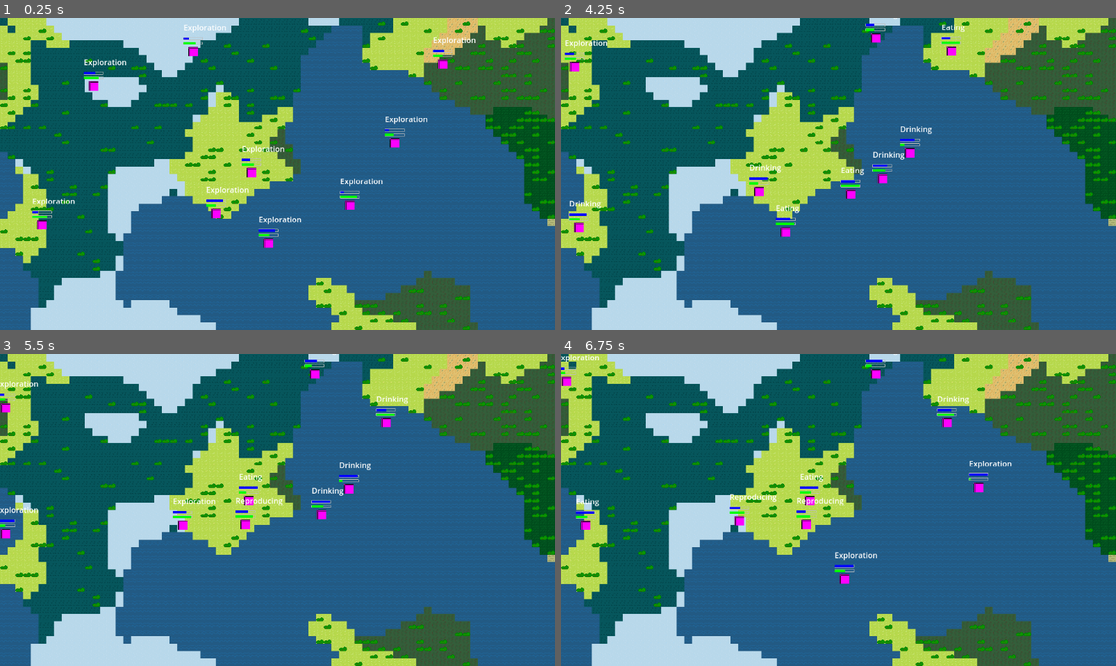
Above: before the commit, frames 1-4 (two rows, left to right).
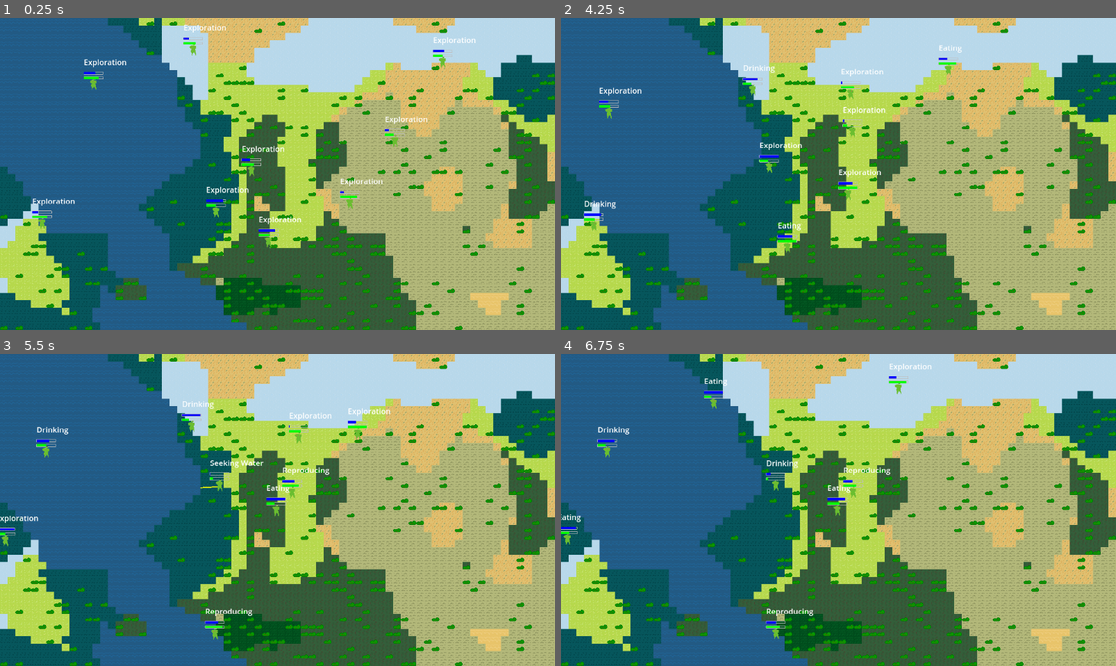
Above: after the commit, the same moments.

Repository: OnasChaturvedi/mini-jam-evolution
Game: Godot game, scene res://scenes/main.tscn
Same seed, same stepped clock (60 frames per second), same inputs: the game is played once before the commit and once after it.
Inputs:
- Up to frame 1 (0.25 s): no input
- Up to frame 2 (4.25 s): no input
- Up to frame 3 (5.5 s): no input
- Up to frame 4 (6.75 s): no input

The runs differ from the first frame. In frame 1, 91% of the frame differs, in the area x 0-100%, y 0-100%; in frame 2, 92%; in frame 3, 92%; in frame 4, 92%.

Commit message:
Added darwin sprite

Diff:
--- a/project.godot
+++ b/project.godot
@@ -18,6 +18,7 @@
 [file_customization]
 
 folder_colors={
+"res://assets/": "red",
 "res://resources/": "pink",
 "res://scenes/": "teal",
 "res://scripts/": "yellow"
--- a/scenes/creature.tscn
+++ b/scenes/creature.tscn
@@ -1,11 +1,52 @@
-[gd_scene load_steps=4 format=3 uid="uid://cfva7i8vpovtj"]
+[gd_scene load_steps=10 format=3 uid="uid://cfva7i8vpovtj"]
 
 [ext_resource type="Script" uid="uid://co1bjbscw8uaf" path="res://scripts/creature.gd" id="1_upmfi"]
+[ext_resource type="Texture2D" uid="uid://cyvf463ecshlf" path="res://assets/darwin.png" id="2_bvms0"]
 
 [sub_resource type="CircleShape2D" id="CircleShape2D_u1m71"]
 
-[sub_resource type="PlaceholderTexture2D" id="PlaceholderTexture2D_upmfi"]
-size = Vector2(20, 20)
+[sub_resource type="AtlasTexture" id="AtlasTexture_7obff"]
+atlas = ExtResource("2_bvms0")
+region = Rect2(0, 0, 32, 32)
+
+[sub_resource type="AtlasTexture" id="AtlasTexture_rl551"]
+atlas = ExtResource("2_bvms0")
+region = Rect2(32, 0, 32, 32)
+
+[sub_resource type="AtlasTexture" id="AtlasTexture_2b8l4"]
+atlas = ExtResource("2_bvms0")
+region = Rect2(64, 0, 32, 32)
+
+[sub_resource type="AtlasTexture" id="AtlasTexture_3ge22"]
+atlas = ExtResource("2_bvms0")
+region = Rect2(96, 0, 32, 32)
+
+[sub_resource type="AtlasTexture" id="AtlasTexture_3c2ov"]
+atlas = ExtResource("2_bvms0")
+region = Rect2(128, 0, 32, 32)
+
+[sub_resource type="SpriteFrames" id="SpriteFrames_ygqry"]
+animations = [{
+"frames": [{
+"duration": 1.0,
+"texture": SubResource("AtlasTexture_7obff")
+}, {
+"duration": 1.0,
+"texture": SubResource("AtlasTexture_rl551")
+}, {
+"duration": 1.0,
+"texture": SubResource("AtlasTexture_2b8l4")
+}, {
+"duration": 1.0,
+"texture": SubResource("AtlasTexture_3ge22")
+}, {
+"duration": 1.0,
+"texture": SubResource("AtlasTexture_3c2ov")
+}],
+"loop": true,
+"name": &"default",
+"speed": 5.0
+}]
 
 [node name="Creature" type="CharacterBody2D"]
 script = ExtResource("1_upmfi")
@@ -17,9 +58,16 @@
 reproduction_hunger_cost = 20.0
 reproduction_threshold_thirst = 70.0
 reproduction_threshold_hunger = 70.0
+max_age = 25.0
 
 [node name="CollisionShape2D" type="CollisionShape2D" parent="."]
 shape = SubResource("CircleShape2D_u1m71")
 
-[node name="Sprite2D" type="Sprite2D" parent="."]
-texture = SubResource("PlaceholderTexture2D_upmfi")
+[node name="AnimatedSprite2D" type="AnimatedSprite2D" parent="."]
+position = Vector2(0, -2)
+scale = Vector2(0.8, 0.8)
+sprite_frames = SubResource("SpriteFrames_ygqry")
+autoplay = "default"
+frame = 1
+frame_progress = 0.041318
+speed_scale = 2.0
--- a/scenes/main.tscn
+++ b/scenes/main.tscn
@@ -31,11 +31,10 @@
 
 [node name="World" type="Node2D" parent="." node_paths=PackedStringArray("tile_map_node")]
 script = ExtResource("1_0wfyh")
-world_width = 100
-world_height = 100
+world_width = 72
+world_height = 42
 tile_map_node = NodePath("Terrain")
 bush_scene = ExtResource("2_jyhfs")
-seed = 1435
 
 [node name="Terrain" type="TileMapLayer" parent="World"]
 tile_set = SubResource("TileSet_0jgge")
Binary file added: assets/darwin.png
Not shown, added: assets/darwin.png.import
